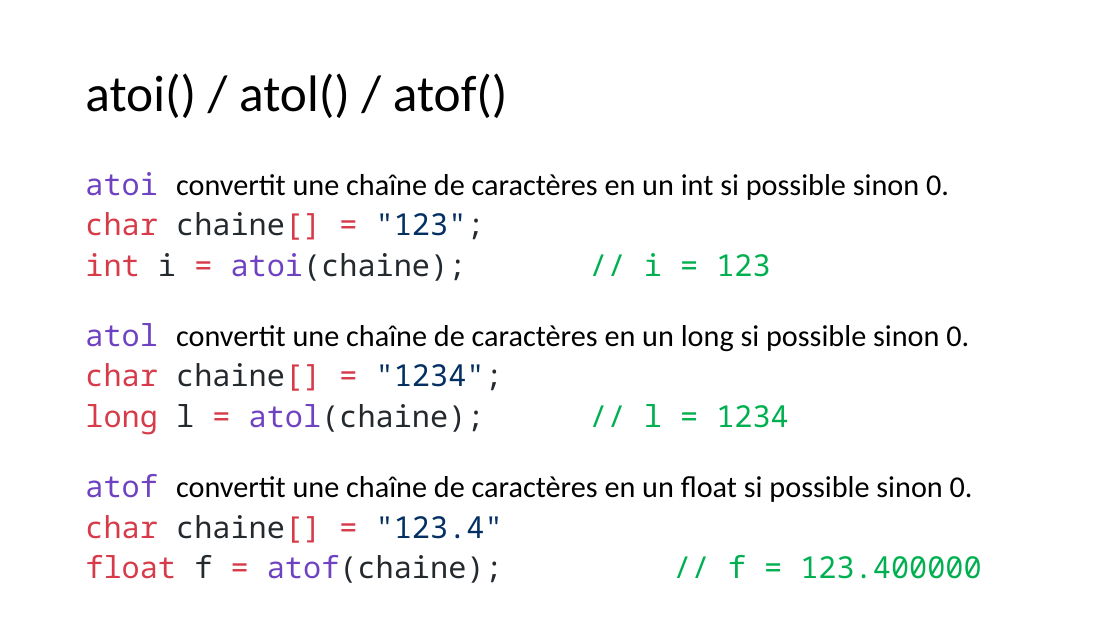
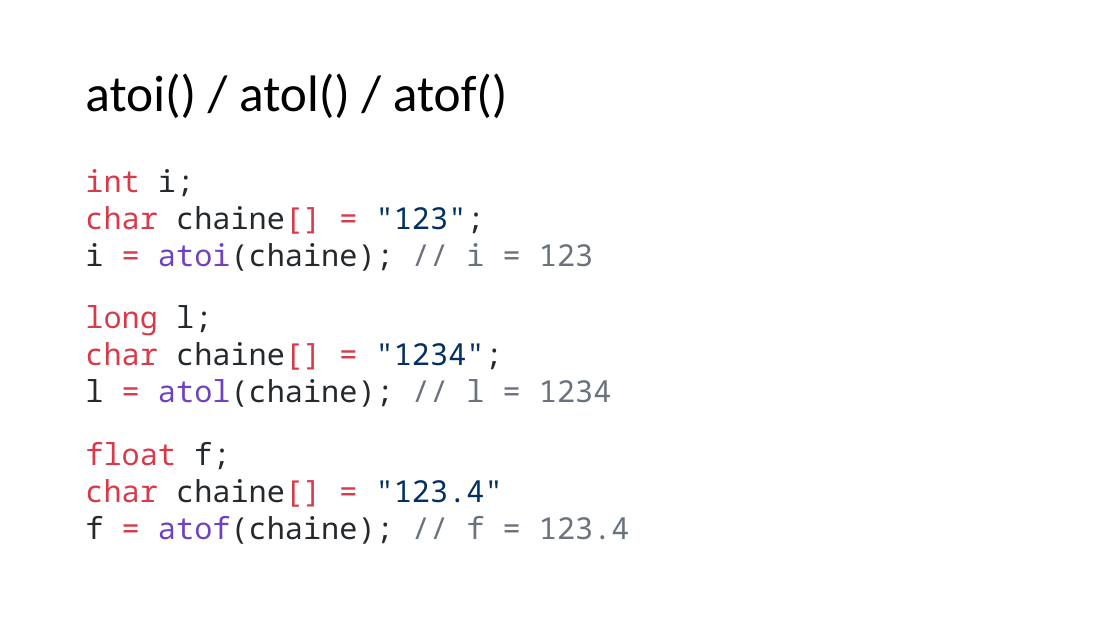
Before and after one commit to Firestorm49/bts-1, a slide deck: slide 21 of 02_C/03_Tableaux/tableaux.pptx (slide 30 before the commit). Drawn at 1120x630 pixels with LibreOffice and Linux fonts; fonts in the diff are those of the drawing. Boxes give left, top, right and bottom in pixels: in the first picture for what was removed or moved away, otherwise in the second. Text is boxed around its words. In the diff, an @@ line names an element or a change of style, - is before the commit and + after.

```diff
--- a/02_C/03_Tableaux/tableaux.pptx
+++ b/02_C/03_Tableaux/tableaux.pptx
@@ text at [85,169,194,197]: text changed; font Calibri to Noto Sans Mono; text colour #000000 to #D73A49 @@
-atoi convertit une chaîne de caractères en un int si possible sinon 0.
+int i;
@@ text at [85,206,503,507]: line spacing 0.8 to 0.7 @@
@@ text at [85,243,593,336]: text changed; font Calibri to Noto Sans Mono; text colour #000000 to #24292E @@
-int i = atoi(chaine); // i = 123
-atol convertit une chaîne de caractères en un long si possible sinon 0.
+i = atoi(chaine); // i = 123
+long l;
@@ text at [85,379,612,470]: text changed; font Calibri to Noto Sans Mono; text colour #000000 to #24292E @@
-long l = atol(chaine); // l = 1234
-atof convertit une chaîne de caractères en un float si possible sinon 0.
+l = atol(chaine); // l = 1234
+float f;
@@ text at [85,516,630,544]: text changed; text colour #00B050 to #24292E @@
-float f = atof(chaine); // f = 123.400000
+f = atof(chaine); // f = 123.4
```
Also in this commit, not shown: 10 other slides changed, 5 slides removed, 28 other files.
